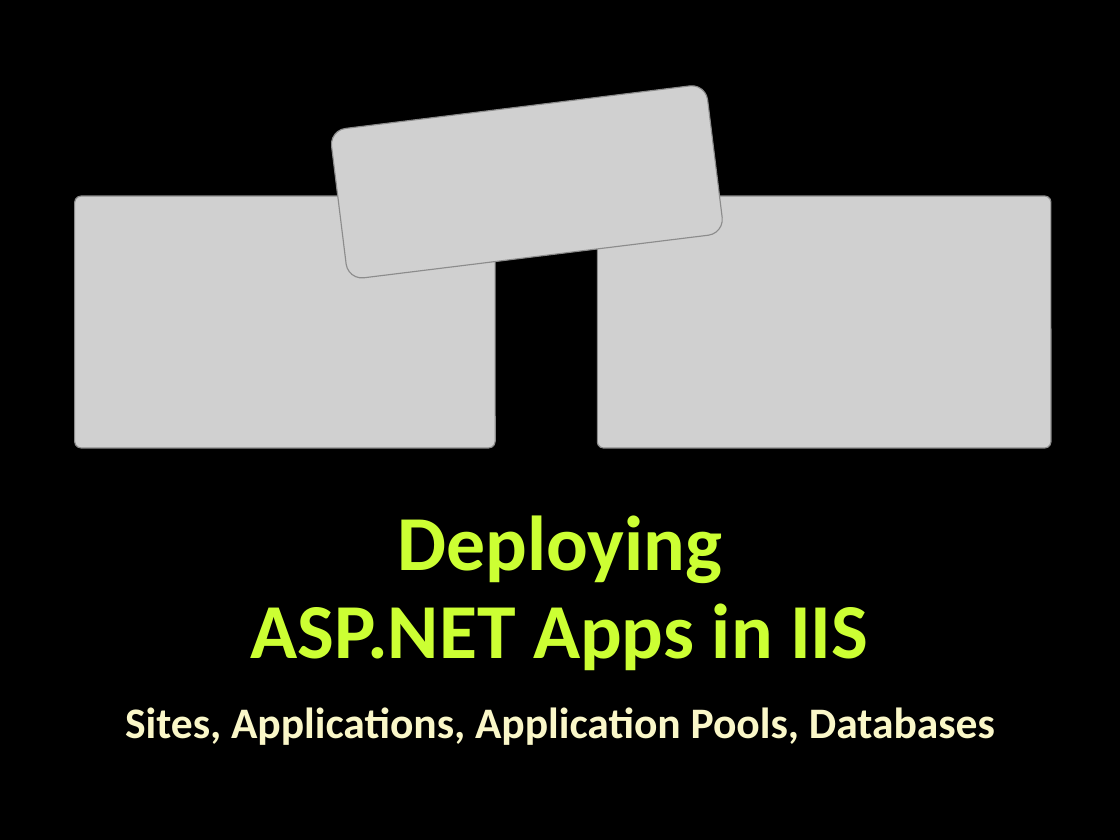
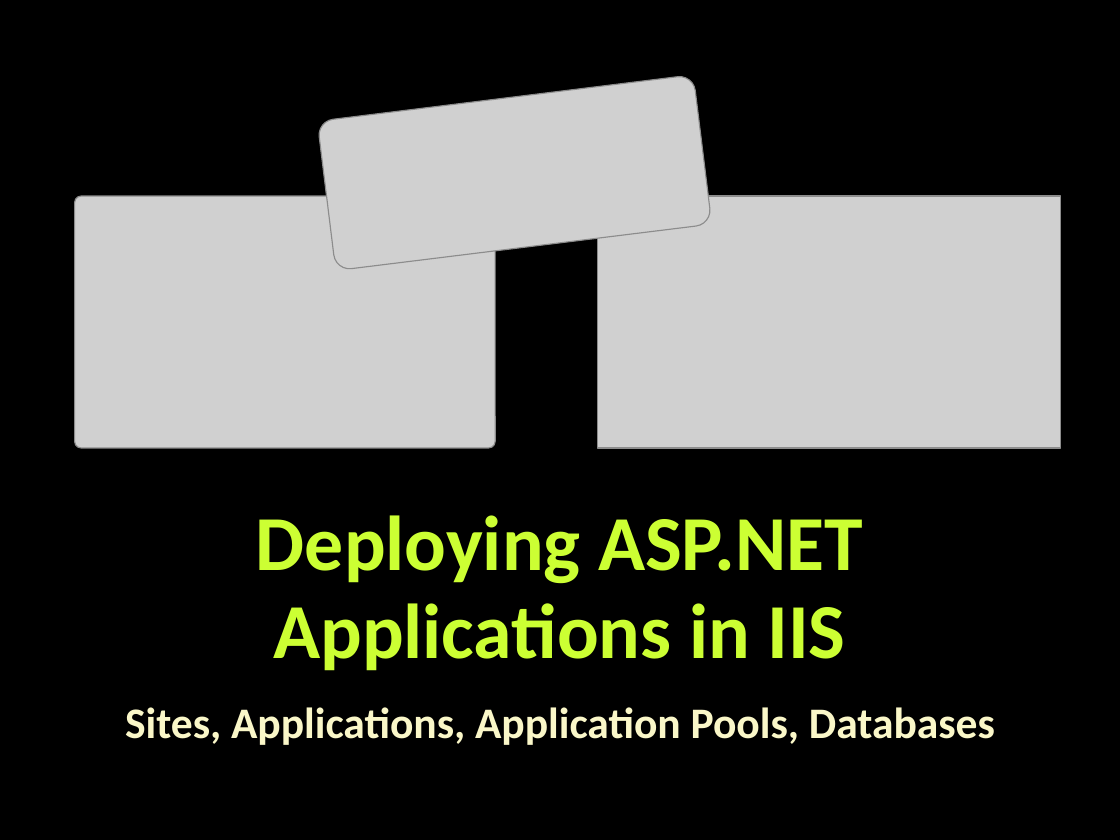
Before and after one commit to TelerikAcademy/ASP.NET-MVC, a slide deck: slide 10 of 08. IIS-and-Azure-Deployment/IIS and Azure Deployment.pptx. Drawn at 1120x840 pixels with LibreOffice and Linux fonts; fonts in the diff are those of the drawing; grey boxes stand for pictures; background and template pictures are left out. Boxes give left, top, right and bottom in pixels: in the first picture for what was removed or moved away, otherwise in the second. Text is boxed around its words. In the diff, an @@ line names an element or a change of style, - is before the commit and + after.

```diff
--- a/08. IIS-and-Azure-Deployment/IIS and Azure Deployment.pptx
+++ b/08. IIS-and-Azure-Deployment/IIS and Azure Deployment.pptx
@@ picture: place and size @@
-picture at (329, 84, 723, 279)
+picture at (317, 75, 711, 270)
@@ picture: place and size @@
-picture at (597, 196, 1051, 448)
+picture at (597, 196, 1060, 448)
@@ title at (256, 515, 863, 671): text changed @@
-Deploying
-ASP.NET Apps in IIS
+Deploying ASP.NET Applications in IIS
```
Also in this commit, not shown: 11 other slides changed, 2 slides added, 5 slides removed.
